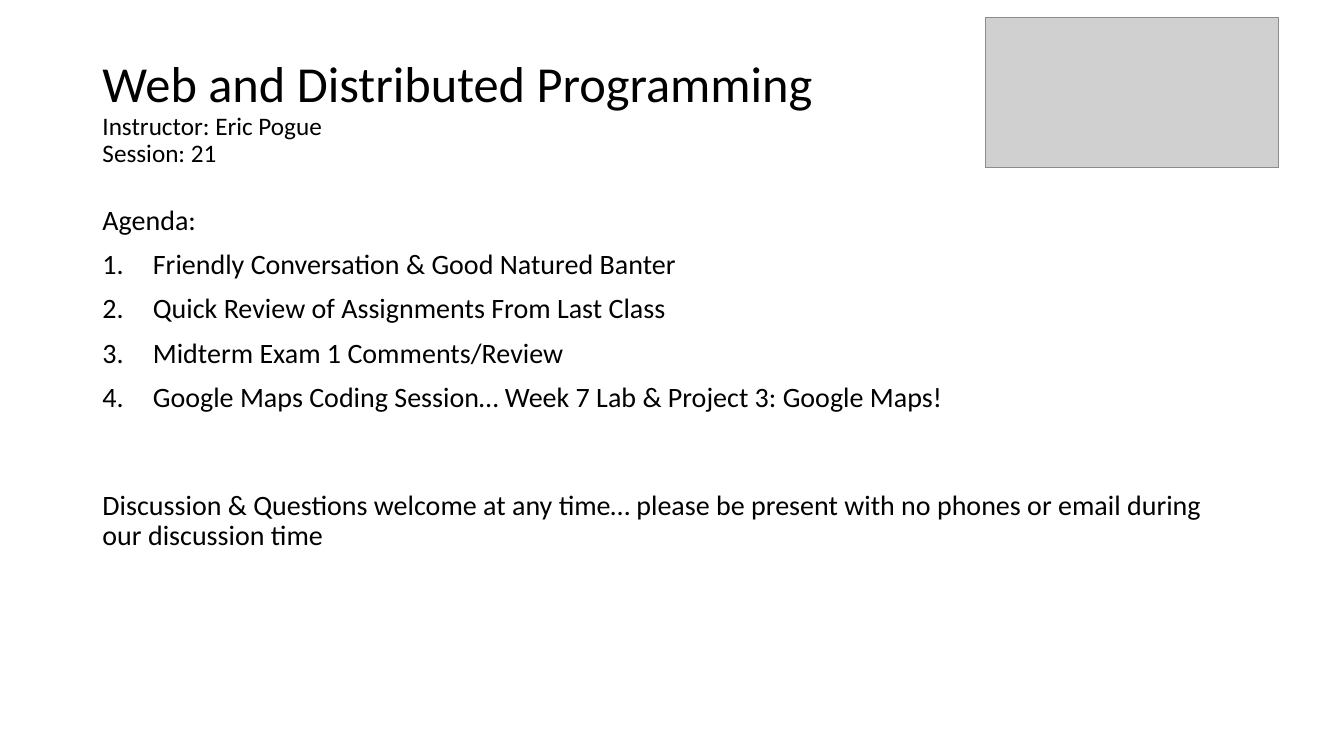
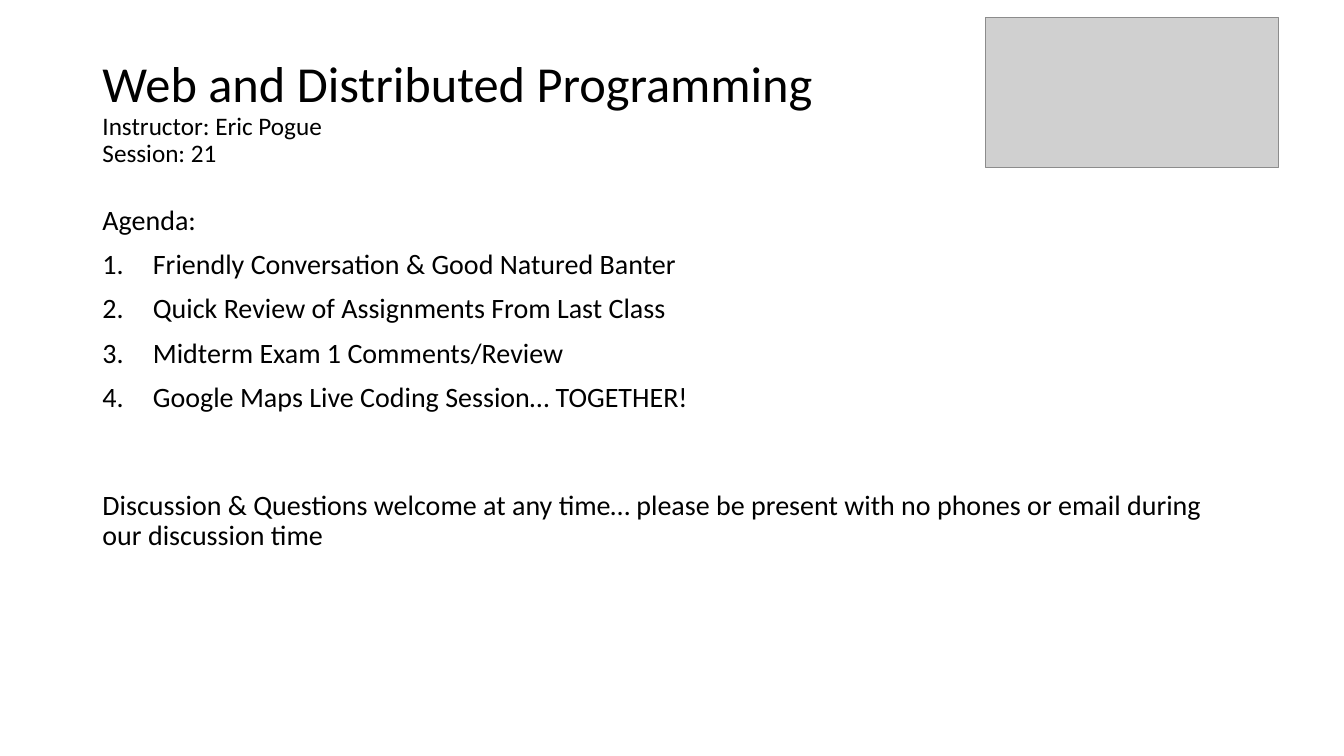
Before and after one commit to EricJPogue/www-epogue-info, a slide deck: slide 1 of CPSC-24700/Presentations/session-21.pptx. Drawn at 1344x756 pixels with LibreOffice and Linux fonts; fonts in the diff are those of the drawing; grey boxes stand for pictures. Boxes give left, top, right and bottom in pixels: in the first picture for what was removed or moved away, otherwise in the second. Text is boxed around its words. In the diff, an @@ line names an element or a change of style, - is before the commit and + after.

Commit message:
Update session 21 documents and add google-maps-lite.

```diff
--- a/CPSC-24700/Presentations/session-21.pptx
+++ b/CPSC-24700/Presentations/session-21.pptx
@@ text at bbox=[153, 387, 688, 412]: text changed @@
-4. Google Maps Coding Session… Week 7 Lab & Project 3: Google Maps!
+4. Google Maps Live Coding Session… TOGETHER!
```
Also in this commit, not shown: 1 other slide changed, 7 slides added, 1 slide removed, 4 other files.
